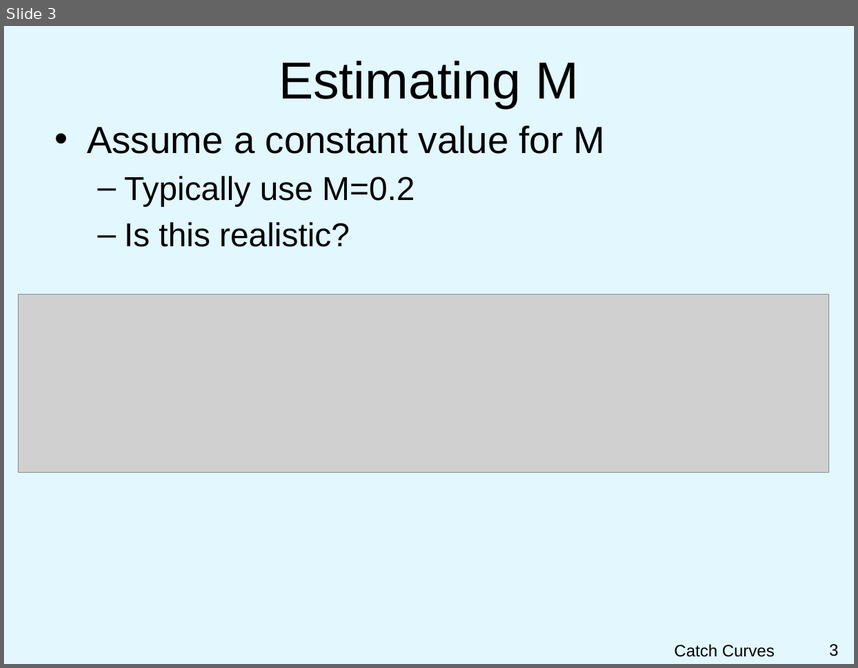
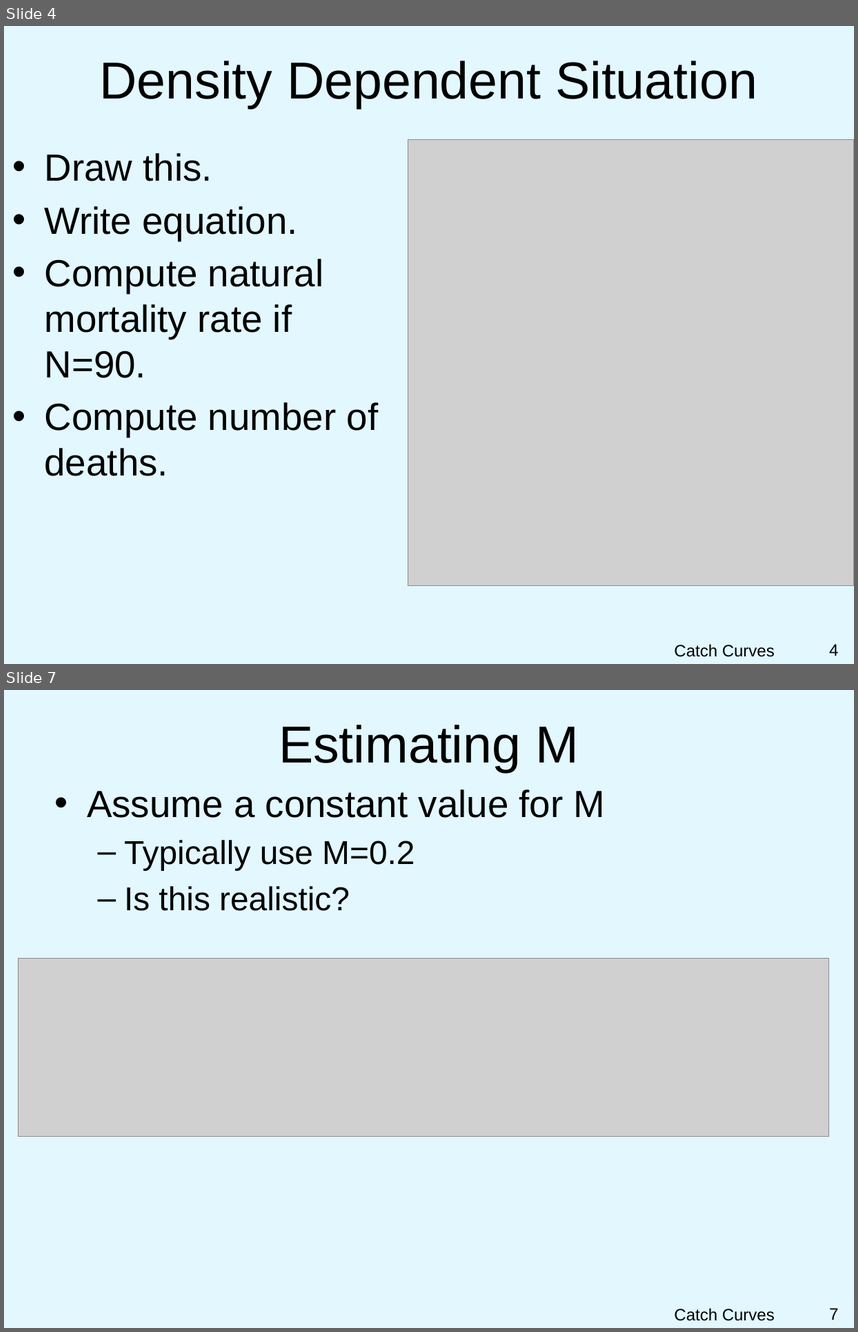
Before and after one commit to droglenc/NCNRS349, a slide deck: modules/Mortality/PPT_Components.pptx. Shown one above the other, each under a label of ours: slide 3 before the commit, slides 4 and 7 after it; the slides between them are not shown. The pictures are 858x668 and 858x1332 pixels, drawn with LibreOffice and Linux fonts; fonts in the diff are those of the drawing; grey boxes stand for pictures; background and template pictures are left out. Boxes give left, top, right and bottom in pixels: in the first picture for what was removed or moved away, otherwise in the second. Text is boxed around its words. In the diff, an @@ line names an element or a change of style, - is before the commit and + after.

```diff
--- a/modules/Mortality/PPT_Components.pptx
+++ b/modules/Mortality/PPT_Components.pptx
@@ slide 4 added at box(4, 26, 854, 664), background picture (left out) @@
@@ title added at box(99, 60, 757, 108), 44 pt, text #000000 @@
+Density Dependent Situation
@@ picture added at box(408, 139, 854, 586) @@
@@ text added at box(45, 153, 379, 476), 32 pt, text #000000 @@
+• Draw this.
+• Write equation.
+• Compute natural mortality rate if N=90.
+• Compute number of deaths.
@@ text added at box(674, 644, 775, 657), 14 pt, text #000000 @@
+Catch Curves
@@ page number added at box(829, 644, 838, 655), 14 pt, text #000000 @@
+4
@@ what was slide 3 is now slide 7 @@
@@ page number at box(829, 1308, 838, 1319): text changed @@
-3
+7
```
Also in this commit, not shown: 1 slide changed, 3 other slides added.
